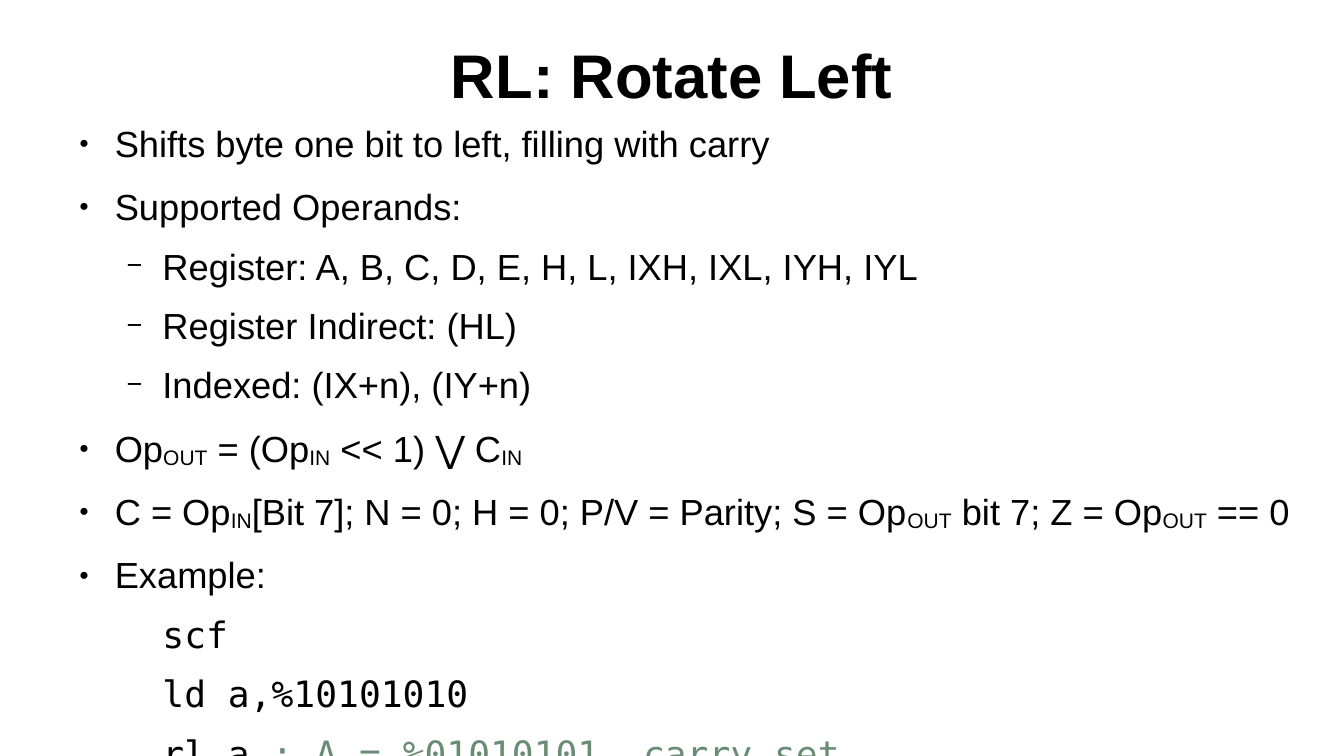
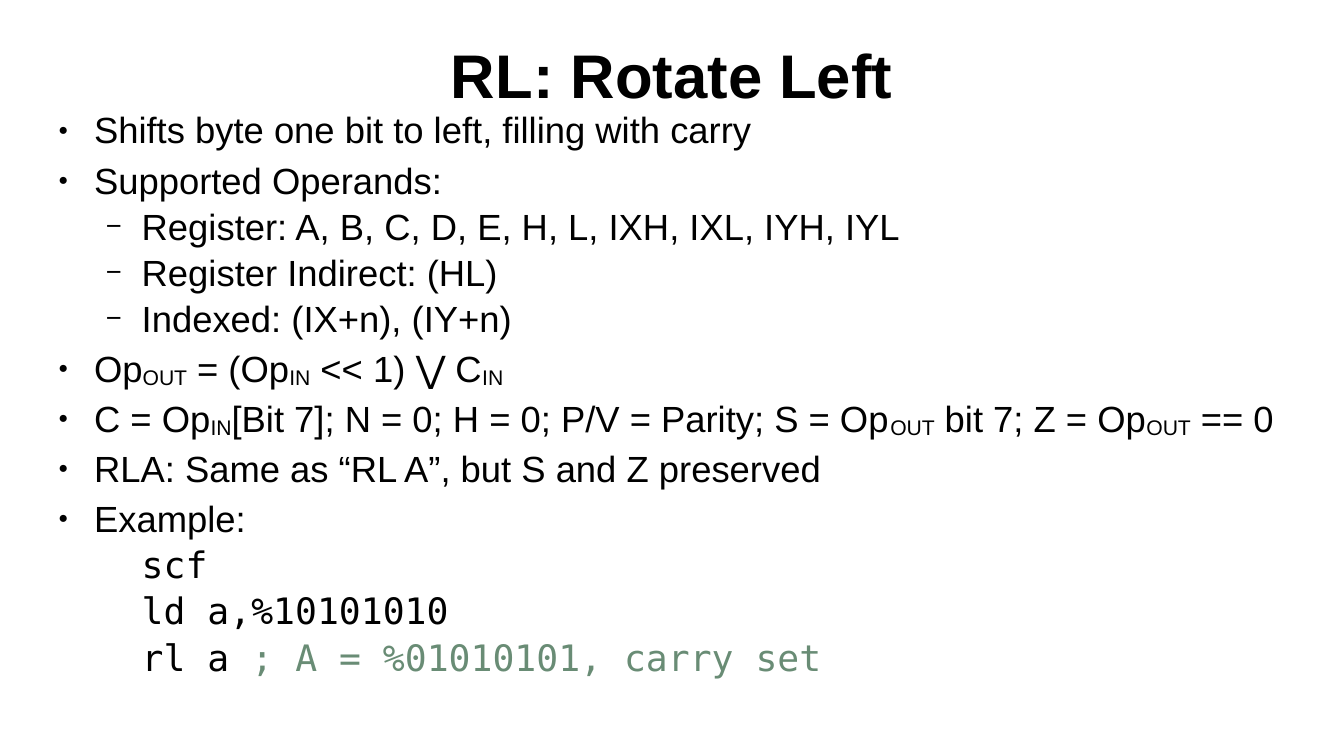
Before and after one commit to SlithyMatt/zxs-assembly-tutorial, a slide deck: slide 15 of Lesson7/Lesson7.odp. Drawn at 1344x756 pixels with LibreOffice and Linux fonts; fonts in the diff are those of the drawing. Boxes give left, top, right and bottom in pixels: in the first picture for what was removed or moved away, otherwise in the second. Text is boxed around its words. In the diff, an @@ line names an element or a change of style, - is before the commit and + after.

```diff
--- a/Lesson7/Lesson7.odp
+++ b/Lesson7/Lesson7.odp
@@ text "Shifts byte one bit to ...": place and size @@
-text "Shifts byte one bit to ..." at bbox=[115, 130, 1289, 712]
+text "Shifts byte one bit to ..." at bbox=[94, 116, 1273, 678]
@@ text at bbox=[94, 116, 1273, 678]: size 25.9 to 26 pt in "Shifts byte one bit to left, filling ...", "Supported Operands:", "Register: A, B, C, D, E, H, ...", "Register Indirect: (HL)" and 7 more places; line spacing 1 to 21.6pt @@
@@ text at bbox=[94, 455, 821, 490]: paragraph added @@
+● RLA: Same as “RL A”, but S and Z preserved
```
Also in this commit, not shown: 3 other slides changed.
